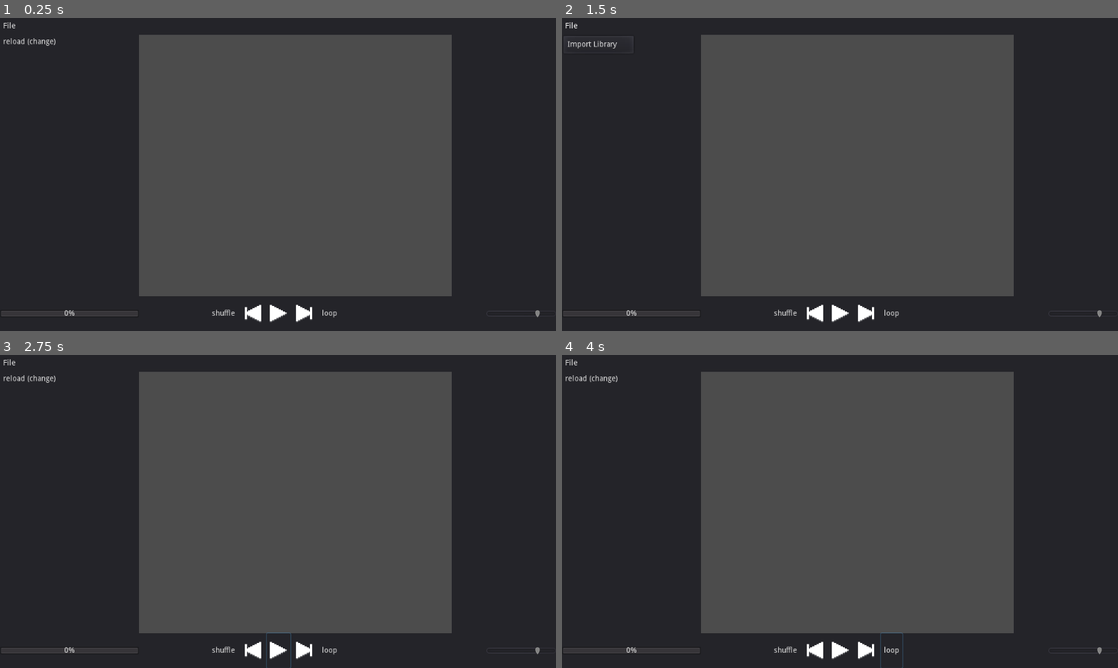
Above: before the commit, frames 1-4 (two rows, left to right).
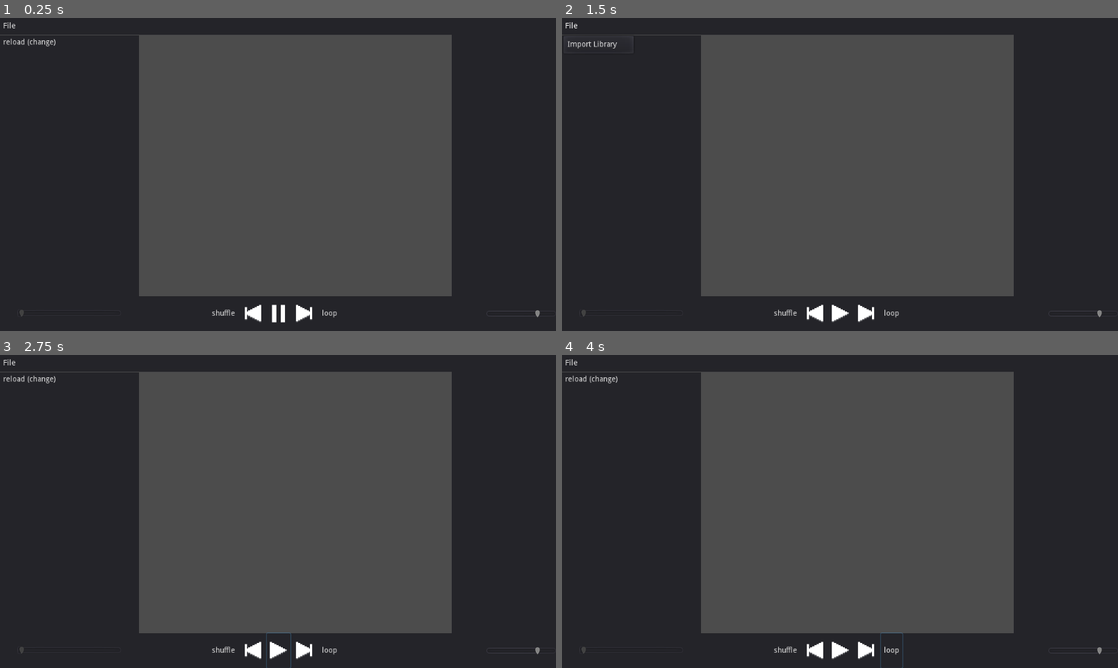
Above: after the commit, the same moments.

Repository: MoltenCoreDev/PixelMusicPlayer
Game: Godot game, scene res://Main.tscn
The game is run twice, just before and just after one commit, with the same random seed, the same clock (stepped at 60 frames per second) and the same inputs.
Inputs (mouse positions are in pixels of both pictures, inside the frame that each line leads up to):
- Up to frame 1 (0.25 s): no input
- Up to frame 2 (1.5 s): click (840, 312) at 0.5 s; click "File" at 1.25 s
- Up to frame 3 (2.75 s): click "shuffle" at 2 s
- Up to frame 4 (4 s): click (867, 649) at 2.75 s; click "loop" at 3.5 s

The runs differ from the first frame. In frame 1, 0.4% of the frame differs, in the area x 0-52%, y 5-98%; in frame 2, 0.2%; in frame 3, 0.3%; in frame 4, 0.3%.

Commit message:
Fix library albums (backend)

Diff:
--- a/API/Global.gd
+++ b/API/Global.gd
@@ -3,7 +3,7 @@
 
 # ------------------------------------------------------------------------------
 export(String, DIR) var library_path setget _library_path_changed
-export(Resource) var library
+var library: LibraryFile
 # ------------------------------------------------------------------------------
 
 # Main Control Node of the software
--- a/API/Player.gd
+++ b/API/Player.gd
@@ -16,7 +16,7 @@
 # ------------------------------------------------------------------------------
 signal finished
 signal queue_updated
-signal playback_started
+signal pause_changed
 
 # ------------------------------------------------------------------------------
 
@@ -37,7 +37,6 @@
 		_play(queue[0].path)
 
 func _play(file_path: String) -> void:
-	emit_signal("playback_started")
 	var file := File.new()
 	file.open(file_path, File.READ)
 	var size := file.get_len()
@@ -47,6 +46,8 @@
 	stream.data = bytes
 	Player.stream = stream
 	Player.playing = true
+	Player.pause_mode = false
+	emit_signal("playback_started")
 
 func _stop() -> void:
 	Player.stream = null
@@ -55,6 +56,7 @@
 # Returns the new pause state
 func toggle_pause() -> bool:
 	Player.stream_paused = !Player.stream_paused
+	emit_signal("pause_changed")
 	return Player.stream_paused
 
 func skip() -> void:
--- a/API/Tag.gd
+++ b/API/Tag.gd
@@ -18,11 +18,11 @@
 		print(file_path)
 		return result
 
-	print(file.get_buffer(1))
+	file.get_buffer(1)
 
 	# size of the header
 	var total_size := _sync_safe_to_int(file.get_buffer(4))
-	print(total_size)
+	#print(total_size)
 
 	# frames
 	while total_size > 0:
@@ -30,18 +30,28 @@
 		var size: int = _sync_safe_to_int(file.get_buffer(4))
 		var flags: PoolByteArray = file.get_buffer(2)
 		total_size -= 10
-		print("Registerd frame %s with size %s with flags %s" % [frame_id, str(size), flags])
+		#print("Registerd frame %s with size %s with flags %s" % [frame_id, str(size), flags])
 		match frame_id:
 			"TIT2":
-				result.title = file.get_buffer(size).get_string_from_utf8()
+				if file.get_8() != 3:
+					print("This text encoding format is unsupported!")
+				result.title = file.get_buffer(size-1).get_string_from_utf8()
 			"TPE1":
-				result.artist = file.get_buffer(size).get_string_from_utf8()
+				if file.get_8() != 3:
+					print("This text encoding format is unsupported!")
+				result.artist = file.get_buffer(size-1).get_string_from_utf8()
 			"TRCK":
-				result.index = file.get_buffer(size).get_string_from_utf8()
+				if file.get_8() != 3:
+					print("This text encoding format is unsupported!")
+				result.index = file.get_buffer(size-1).get_string_from_utf8()
 			"TALB":
-					result.album = file.get_buffer(size).get_string_from_utf8()
+				if file.get_8() != 3:
+					print("This text encoding format is unsupported!")
+				result.album = file.get_buffer(size-1).get_string_from_utf8()
 			"TDRC":
-				result.year = file.get_buffer(size).get_string_from_utf8()
+				if file.get_8() != 3:
+					print("This text encoding format is unsupported!")
+				result.year = file.get_buffer(size-1).get_string_from_utf8()
 			_:
 				file.get_buffer(size)
 
--- a/Main.tscn
+++ b/Main.tscn
@@ -3,7 +3,7 @@
 [ext_resource path="res://Scripts/TopBar.gd" type="Script" id=1]
 [ext_resource path="res://Scripts/LeftBar.gd" type="Script" id=2]
 [ext_resource path="res://Scripts/BottomBar.gd" type="Script" id=3]
-[ext_resource path="res://Assets/MainControls/play.png" type="Texture" id=4]
+[ext_resource path="res://Assets/MainControls/pause.png" type="Texture" id=4]
 [ext_resource path="res://Assets/MainControls/skip_left.png" type="Texture" id=5]
 [ext_resource path="res://Assets/MainControls/skip_right.png" type="Texture" id=6]
 [ext_resource path="res://Scripts/QueueSideBar.gd" type="Script" id=7]
@@ -51,8 +51,8 @@
 anchor_top = 0.056
 anchor_right = 0.25
 anchor_bottom = 0.889
-margin_top = -1.256
-margin_bottom = -0.0640259
+margin_top = -0.256001
+margin_bottom = 0.935974
 script = ExtResource( 2 )
 __meta__ = {
 "_edit_group_": true
@@ -129,12 +129,15 @@
 min_value = -80.0
 max_value = 24.0
 
-[node name="ProgressBar" type="ProgressBar" parent="BottomBar"]
-anchor_top = 0.5
-anchor_bottom = 0.5
-margin_top = -7.0
-margin_right = 256.0
-margin_bottom = 7.0
+[node name="DurationBar" type="HSlider" parent="BottomBar"]
+anchor_left = 0.031
+anchor_top = 0.25
+anchor_right = 0.219
+anchor_bottom = 0.75
+margin_left = 0.255999
+margin_right = -0.256012
+margin_bottom = -3.8147e-06
+editable = false
 
 [node name="PopUps" type="Control" parent="."]
 anchor_left = 0.25
--- /dev/null
+++ b/Resources/AlbumFile.gd
@@ -0,0 +1,5 @@
+extends Resource
+class_name AlbumFile
+
+export(String) var name
+export(Array, String) var songs = []
--- a/Resources/LibraryFile.gd
+++ b/Resources/LibraryFile.gd
@@ -1,9 +1,5 @@
 extends Resource
 class_name LibraryFile
 
-# TODO: DOCS
-
-
 export(Array, Resource) var tracks := []
-export(Array, Resource) var albums := []
-export(Array, Resource) var playlists := []
+export(Dictionary) var albums = {}
--- a/Scripts/BottomBar.gd
+++ b/Scripts/BottomBar.gd
@@ -4,21 +4,36 @@
 onready var PlayPause: ToolButton = $MainControls/PlayPause
 onready var MainPlayer: AudioStreamPlayer = Global.main.find_node("MainPlayer")
 onready var VolumeSlider: HSlider = $VolumeSlider
+onready var DurationBar: HSlider = $DurationBar
 # ------------------------------------------------------------------------------
 onready var PlayIcon: Texture = preload("res://Assets/MainControls/play.png")
 onready var PauseIcon: Texture = preload("res://Assets/MainControls/pause.png")
 # ------------------------------------------------------------------------------
+var thread: Thread
+# ------------------------------------------------------------------------------
 
 func _ready() -> void:
+	thread = Thread.new()
+	thread.start(self, "_position_updater")
 	Player.connect("playback_started", self, "_update_progress")
+	Player.connect("playback_started", self, "_update_playpause_icon")
+	Player.connect("pause_changed", self, "_update_playpause_icon")
+
+func _exit_tree():
+	thread.wait_to_finish()
 
 # ------------------------------------------------------------------------------
 
 func _update_progress() -> void:
-	ProgressBar.max_value = Player._get_duration()
+	DurationBar.max_value = Player._get_duration()
 
-func _on_PlayPause_pressed() -> void:
-	if Player.toggle_pause() == true:
+func _position_updater():
+	while true:
+		DurationBar.value = Player._get_position()
+		yield(get_tree().create_timer(1), "timeout")
+
+func _update_playpause_icon() -> void:
+	if Player.Player.stream_paused == true:
 		PlayPause.icon = PlayIcon
 	else:
 		PlayPause.icon = PauseIcon
@@ -32,6 +47,9 @@
 func _on_Queue_pressed():
 	$Queue/QueuePanel.visible = !$Queue/QueuePanel.visible
 
-
 func _on_Forward_pressed():
 	Player.skip()
+
+
+func _on_PlayPause_pressed():
+	Player.toggle_pause()
--- a/Scripts/LeftBar.gd
+++ b/Scripts/LeftBar.gd
@@ -36,16 +36,37 @@
 
 func _reimport_library(files: Array) -> void:
 	var lib := LibraryFile.new()
-	for item in files:
-		if not item.ends_with(".mp3"):
+	for path in files:
+		if not path.ends_with(".mp3"):
 			continue
-		var track := Tag.read_ID3(item)
+		var track := TrackFile.new()
+		# parse track
+		track = Tag.read_ID3(path)
 		if track.title == "":
-			track.title = item.get_file()
+			print("failed to parse tags, falling back to %s" % path)
+			track.title = path
 		lib.tracks.append(track)
+	Global.library = lib
 	ResourceSaver.save("user://Library.tres", lib)
+	_get_albums()
+	_redraw_library()
+
+func _get_albums() -> void:
+	var lib := Global.library
+	var albums = {}
+	for track in lib.tracks:
+		if track.album == "":
+			continue
+
+		if albums.keys().has(track.album):
+			albums[track.album].append(track)
+		else:
+			albums[track.album] = []
+			albums[track.album].append(track)
+	lib.albums = albums
 	Global.library = lib
-	_redraw_library()
+	ResourceSaver.save("user://Library.tres", lib)
+
 
 # ------------------------------------------------------------------------------
 
--- a/project.godot
+++ b/project.godot
@@ -10,6 +10,11 @@
 
 _global_script_classes=[ {
 "base": "Resource",
+"class": "AlbumFile",
+"language": "GDScript",
+"path": "res://Resources/AlbumFile.gd"
+}, {
+"base": "Resource",
 "class": "LibraryFile",
 "language": "GDScript",
 "path": "res://Resources/LibraryFile.gd"
@@ -20,6 +25,7 @@
 "path": "res://Resources/TrackFile.gd"
 } ]
 _global_script_class_icons={
+"AlbumFile": "",
 "LibraryFile": "",
 "TrackFile": ""
 }
Not shown, changed: export_presets.cfg
Not shown, added: Assets/Pixel Shuba Duck Dance [h-8L9SDDGkE].webm
Not shown, added: Assets/duck.webm
Not shown, changed: build/PMP.7z
Not shown, changed: build/PMP.x86_64
Not shown, changed: build/PMP/PMP.exe
Not shown, changed: build/PMP/PMP.pck
Not shown, added: build/PMP/PMP.x86_64
